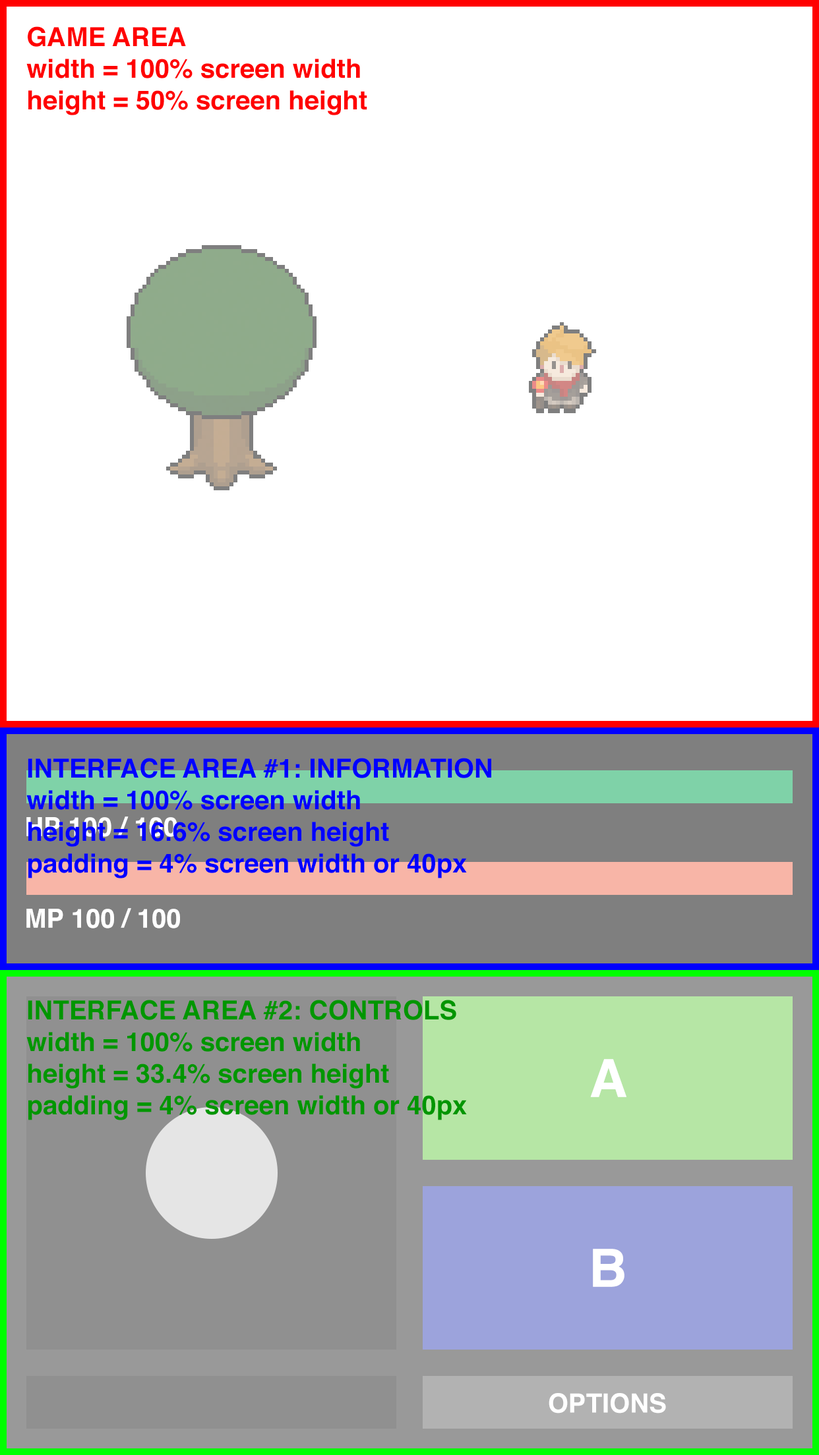
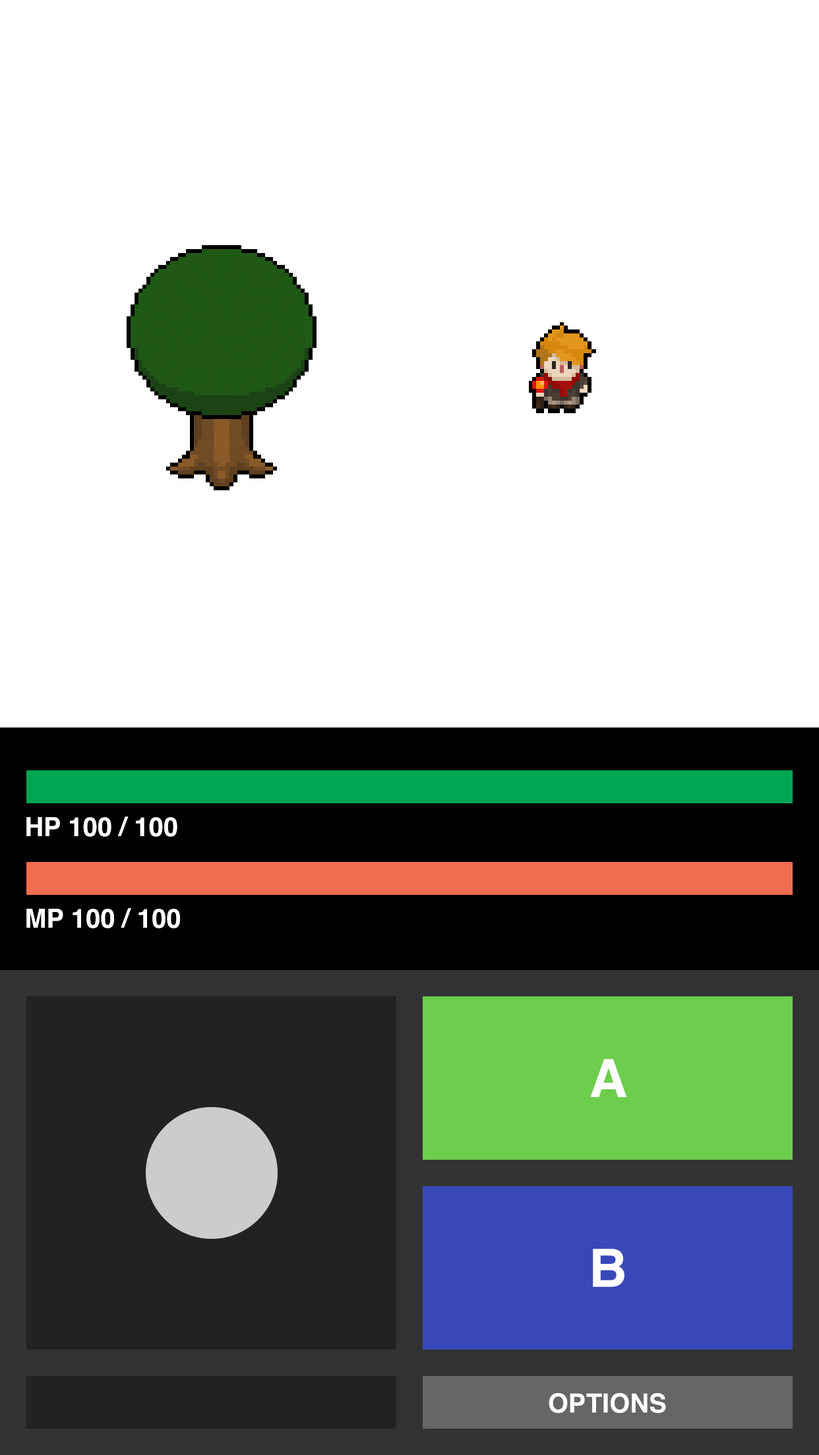
Layer changes from the first 819 × 1455 image to the second:
hid group "Notes" (6 layers) over (0, 0, 819, 1455)
"UI": opacity 50% → 100% over (0, 0, 819, 1455)
